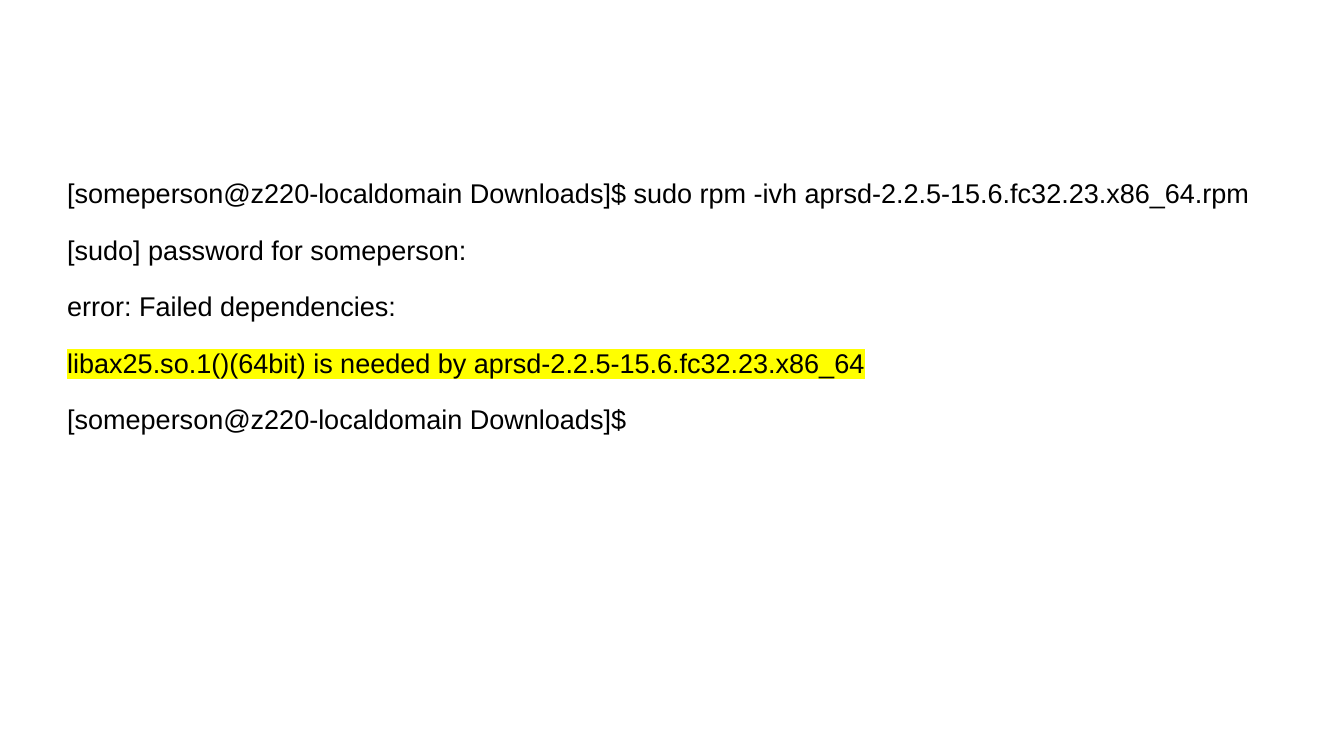
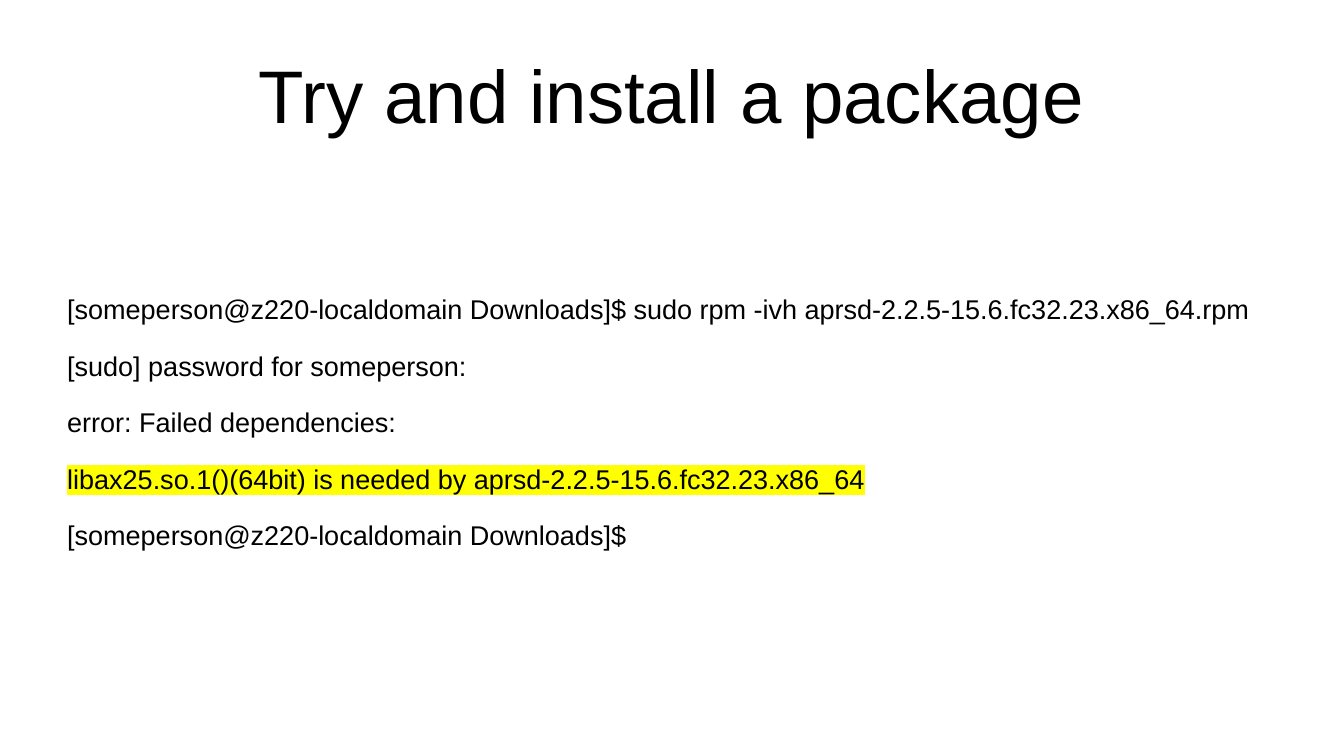
Before and after one commit to andrewchandler/dnf_presentation, a slide deck: slide 8 of yum.odp (slide 7 before the commit). Drawn at 1344x756 pixels with LibreOffice and Linux fonts; fonts in the diff are those of the drawing. Boxes give left, top, right and bottom in pixels: in the first picture for what was removed or moved away, otherwise in the second. Text is boxed around its words. In the diff, an @@ line names an element or a change of style, - is before the commit and + after.

```diff
--- a/yum.odp
+++ b/yum.odp
@@ title added at (x1=259, y1=69, x2=1084, y2=137), 44 pt, text #000000 @@
+Try and install a package
@@ text "[someperson@z220-localdomain Downloads]$ sudo rpm -ivh ..." moved from (x1=67, y1=183, x2=1249, y2=434) to (x1=67, y1=299, x2=1249, y2=550) @@
```
Also in this commit, not shown: 9 other slides changed, 1 slide added, 1 other file.
